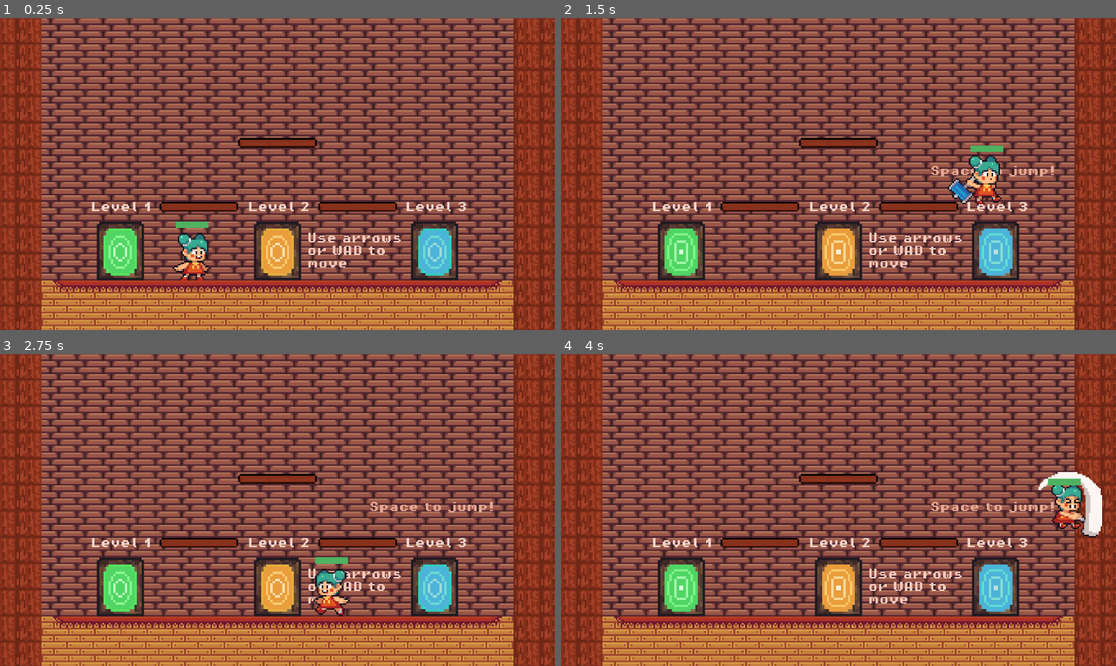
Above: before the commit, frames 1-4 (two rows, left to right).
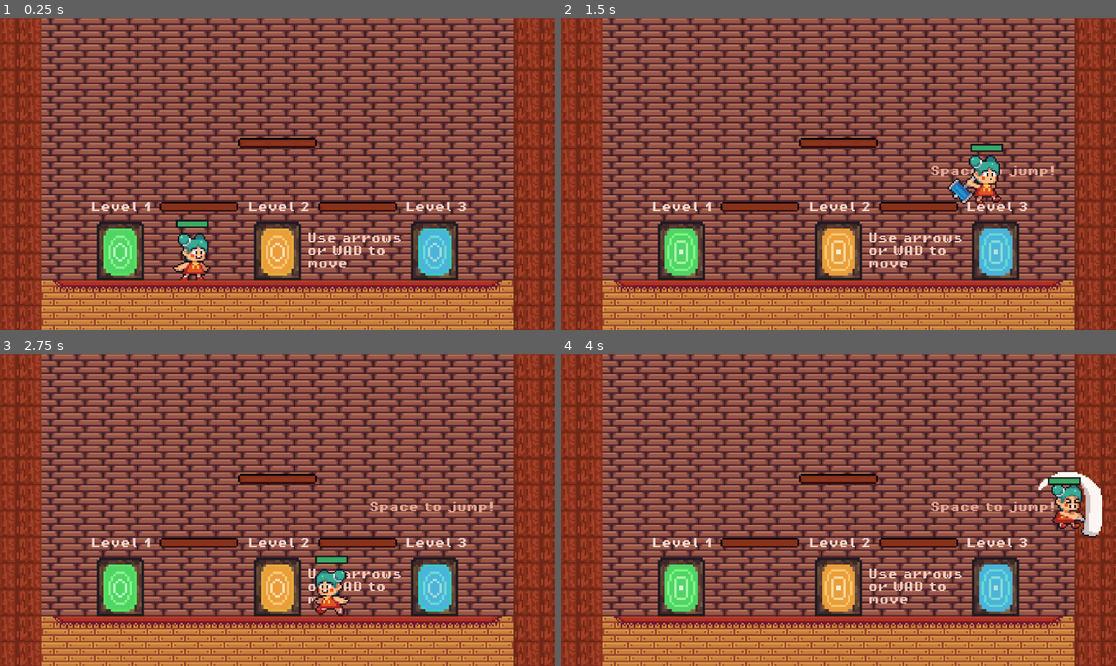
Above: after the commit, the same moments.

Repository: CakeRun/Vaerkstedsuge.github-brug-denne
Game: Godot game, scene res://main_scenes/tutroial_scene/MainTutorialScene.tscn
Same seed, same stepped clock (60 frames per second), same inputs: the game is played once before the commit and once after it.
Inputs:
- Up to frame 1 (0.25 s): no input
- Up to frame 2 (1.5 s): hold D (move_right) from 0.53 s (still down); tap E (enter) at 0.6 s; tap Space (jump) at 0.77 s; tap X (attack) at 1.35 s
- Up to frame 3 (2.75 s): tap Space (jump) at 1.52 s; tap E (enter) at 1.55, 2.1 s; release D (move_right) at 2.03 s; hold A (move_left) from 2.03 s (still down)
- Up to frame 4 (4 s): release A (move_left) at 2.78 s; hold D (move_right) from 2.78 s (still down); tap E (enter) at 2.85, 3.8 s; tap Space (jump) at 3.02, 3.77 s; tap X (attack) at 3.6 s

The runs differ from the first frame. In frame 1, less than 0.1% of the frame differs, in the area x 31-38%, y 64-68%; in frame 2, less than 0.1%, in the area x 73-80%, y 40-43%; in frame 3, less than 0.1%; in frame 4, less than 0.1%.

Commit message:
healthbar

Diff:
--- a/GoDot/Player/Player.tscn
+++ b/GoDot/Player/Player.tscn
@@ -207,9 +207,20 @@
 
 [sub_resource type="StyleBoxFlat" id="StyleBoxFlat_ih17x"]
 bg_color = Color(0.857869, 0.310185, 0.180744, 1)
-
-[sub_resource type="StyleBoxFlat" id="StyleBoxFlat_5riy3"]
-bg_color = Color(0.304907, 0.696486, 0.376954, 1)
+border_width_left = 1
+border_width_top = 1
+border_width_right = 1
+border_width_bottom = 1
+border_color = Color(0.105882, 0.0784314, 0.117647, 1)
+expand_margin_top = 1.0
+
+[sub_resource type="StyleBoxLine" id="StyleBoxLine_8ujjb"]
+content_margin_top = 2.0
+content_margin_right = 0.0
+color = Color(0.219608, 0.666667, 0.388235, 1)
+grow_begin = -1.0
+grow_end = -1.0
+thickness = 3
 
 [node name="Player" type="CharacterBody2D"]
 z_index = 1
@@ -232,6 +243,7 @@
 collision_mask = 5
 
 [node name="CollisionShape2D" type="CollisionShape2D" parent="PlayerHitbox"]
+visible = false
 position = Vector2(-2, -14)
 shape = SubResource("CircleShape2D_qbvet")
 
@@ -241,10 +253,11 @@
 offset_right = 8.0
 offset_bottom = -32.0
 theme_override_styles/background = SubResource("StyleBoxFlat_ih17x")
-theme_override_styles/fill = SubResource("StyleBoxFlat_5riy3")
+theme_override_styles/fill = SubResource("StyleBoxLine_8ujjb")
 max_value = 6.0
 value = 5.0
 show_percentage = false
+metadata/_edit_use_anchors_ = true
 
 [node name="hit" type="AudioStreamPlayer2D" parent="."]
 stream = ExtResource("6_567bl")
--- a/GoDot/level 2 (fall)/Level 2.tscn
+++ b/GoDot/level 2 (fall)/Level 2.tscn
@@ -4424,7 +4424,7 @@
 position = Vector2(-95, 33)
 
 [node name="Enemy3Scene2" parent="." instance=ExtResource("16_jd36p")]
-position = Vector2(871, 176)
+position = Vector2(866, 176)
 
 [node name="teleport_audio_orange" type="AudioStreamPlayer2D" parent="."]
 stream = ExtResource("22_y16cj")
